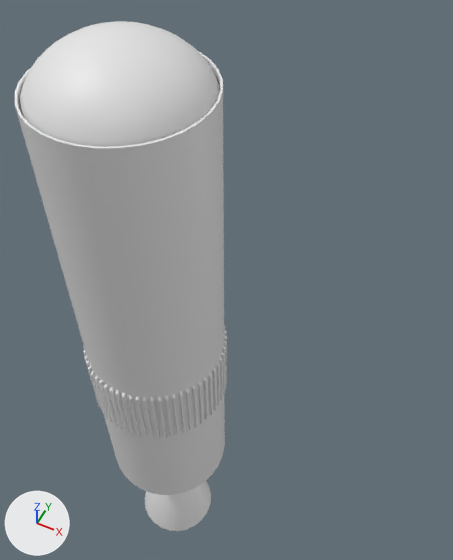
An edit to the Blender file raw/models.blend, drawn before and after from the same camera.
Both versions are drawn from a 50 mm camera at (3.36, -4.42, 9.53) aimed at (0.65, 1.0, 2.77). The axes (+X, +Y, +Z) are drawn at lower left. The lights are the same throughout.

The first picture shows 'engine', 'intertank', 'tank', 'tanklong'.
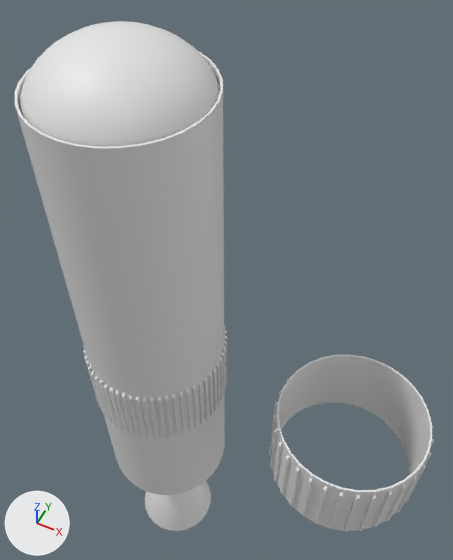
Edits to the bpy script that builds the scene:
```text
Add me_cylinder_003:
    me_cylinder_003.from_pydata(...)  # 384 vertices, 288 faces; spans x -1.04..1.04, y -1.04..1.04, z -0.62..0.62
    me_cylinder_003.polygons.foreach_set('use_smooth', [True] * 288)
Add ob_intertank_lod1:
    ob_intertank_lod1 = bpy.data.objects.new('intertank_LOD1', me_cylinder_003)
    ob_intertank_lod1.location = (3.0, 0.0, 1.62)
```

Where the change shows, as pixel boxes [x1, y1, x2, y2] in the pictures (453 x 560 px):
'intertank_LOD1', added: after [269, 354, 434, 531]
